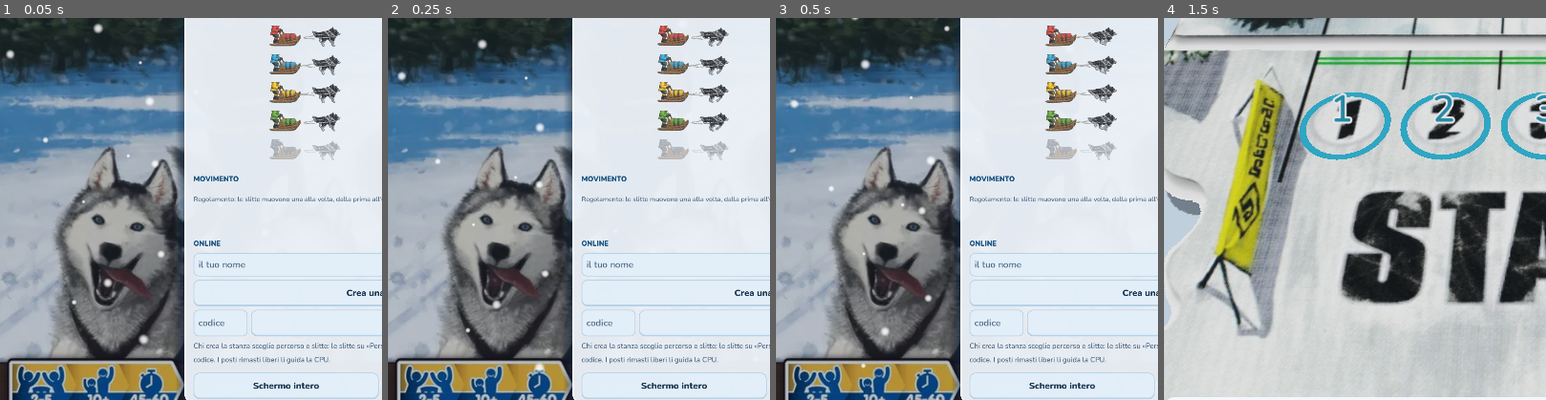
Above: before the commit, frames 1-4 (left to right).
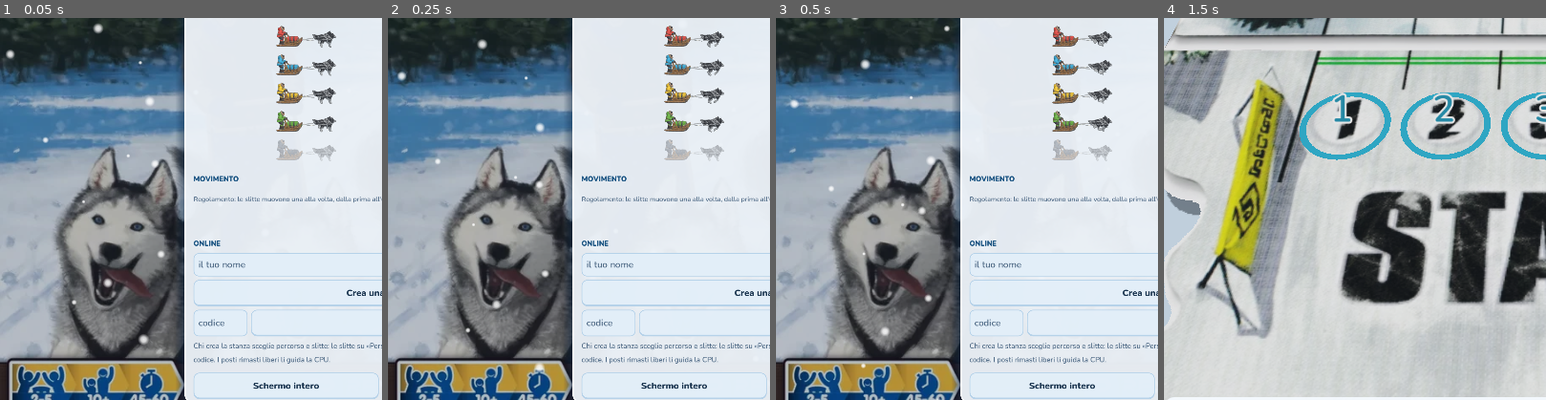
Above: after the commit, the same moments.

Repository: Tannoiser2/SnowTails
Game: Godot game, scene res://scenes/main.tscn
Two runs of this game, one before a commit and one after it. Both use one fixed random seed, a clock stepped at 60 frames per second and the inputs below.
Inputs (mouse positions are % of the whole screen's width and height, from its top left):
- Up to frame 1 (0.05 s): no input
- Up to frame 2 (0.25 s): no input
- Up to frame 3 (0.5 s): no input
- Up to frame 4 (1.5 s): click (50, 80) at 0.52 s; type "Alex" at 0.6 s; click (29, 88) at 0.75 s; type "12" at 0.83 s; click "Inizia la gara" at 1.25 s
The pictures show only the part of the screen within x 0-50%, y 48-98%; the shares and areas given below are measured in that part.

The runs differ from the first frame. In frame 1, 2.4% of the frame differs, in the area x 70-90%, y 2-38%; in frame 2, 2.3%; in frame 3, 2.3%; in frame 4, nothing differs.

Commit message:
Menu: la miniatura inquadra sempre tutta la muta (testa del conducente compresa)
Co-Authored-By: Claude Opus 5.5 <noreply@anthropic.com>
Claude-Session: https://claude.ai/code/session_013DnbZprmFg9BVfg4Z16unn

Diff:
--- a/scripts/sled_thumb.gd
+++ b/scripts/sled_thumb.gd
@@ -35,11 +35,21 @@
 	model.run = 1.0
 	model.rotation.y = deg_to_rad(-90)   # di profilo, verso destra
 	_cam = Camera3D.new()
-	_cam.fov = 13
-	var at := Vector3(0.1, 0.08, 0.0)
-	var from := Vector3(0.1, 0.42, 1.45)
+	var at := Vector3(0.1, 0.11, 0.0)
+	var from := Vector3(0.1, 0.45, 1.45)
 	_cam.transform = Transform3D(Basis.looking_at(at - from), from)   # fuori dall'albero: niente look_at
 	_vp.add_child(_cam)
+	resized.connect(_fit)
+	_fit()
+
+## Inquadra tutta la muta qualunque sia la forma del riquadro (stretto su iPad in verticale).
+const FIT_W := 0.85    # larghezza della muta (slitta + cani) con un po' di margine
+const FIT_H := 0.40    # altezza, conducente compreso
+func _fit() -> void:
+	var asp: float = max(size.x, 1.0) / max(size.y, 1.0) if size.y > 0 else custom_minimum_size.x / custom_minimum_size.y
+	var h: float = max(FIT_H, FIT_W / asp)
+	var d := 1.49
+	_cam.fov = rad_to_deg(2.0 * atan(h * 0.5 / d))
 
 ## Fuori gara: ferma e sbiadita.
 func set_active(on: bool) -> void:
--- /dev/null
+++ b/tests/shot_thumbs.gd
@@ -0,0 +1,7 @@
+extends SceneTree
+func _init() -> void:
+	var main = load("res://scenes/main.tscn").instantiate()
+	root.add_child(main)
+	await create_timer(0.8).timeout
+	root.get_texture().get_image().save_png("/tmp/shots/thumbs_%s.png" % OS.get_environment("TAG"))
+	quit()
